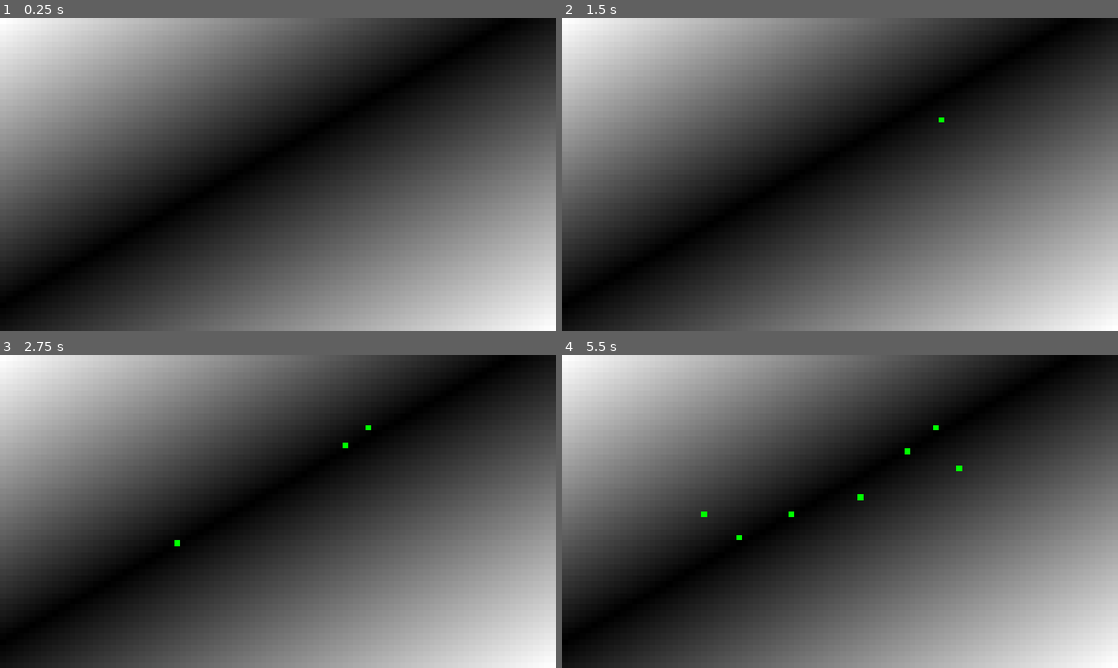
Above: before the commit, frames 1-4 (two rows, left to right).
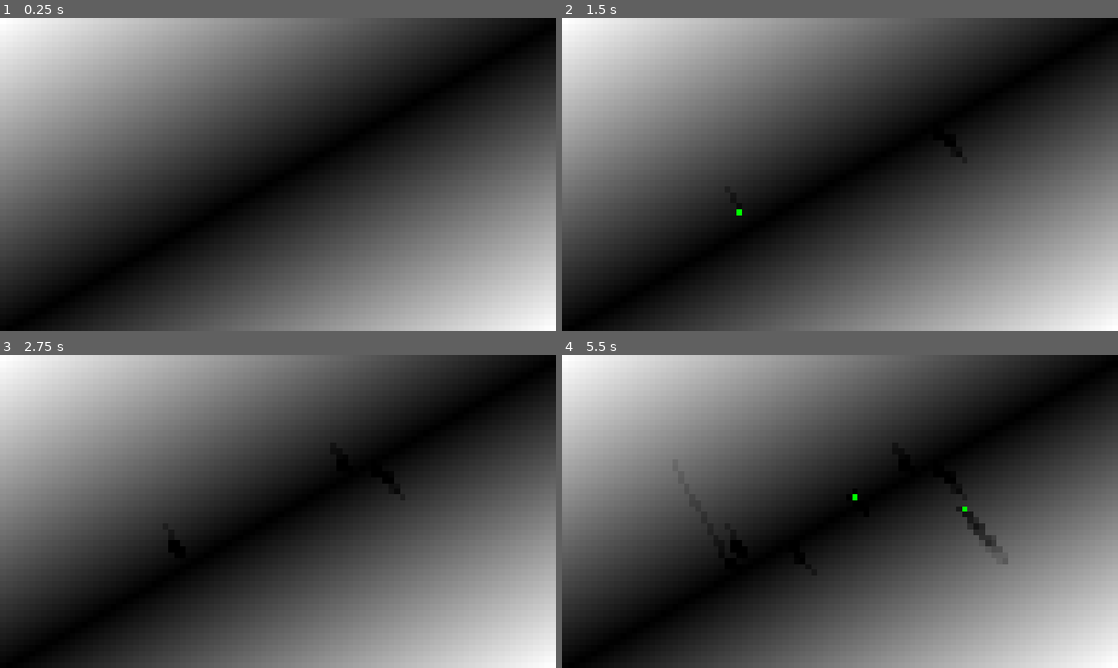
Above: after the commit, the same moments.

Repository: Dams4K/Tipe
Game: Godot game, scene res://move/viewer.tscn
Same seed, same stepped clock (60 frames per second), same inputs: the game is played once before the commit and once after it.
Inputs (mouse positions are in pixels of both pictures, inside the frame that each line leads up to):
- Up to frame 1 (0.25 s): no input
- Up to frame 2 (1.5 s): tap Enter at 0.5 s; move the mouse to (962, 158) at 0.52 s; click (962, 158) at 0.67 s; tap Space at 1.25 s; move the mouse to (728, 190) at 1.27 s; click (728, 190) at 1.42 s
- Up to frame 3 (2.75 s): tap Enter at 2 s; move the mouse to (333, 442) at 2.02 s; click (333, 442) at 2.17 s
- Up to frame 4 (5.5 s): tap Space at 2.75 s; move the mouse to (812, 574) at 2.77 s; click (812, 574) at 2.92 s; tap Enter at 3.5 s; move the mouse to (1006, 558) at 3.52 s; click (1006, 558) at 3.67 s; move the mouse to (673, 464) at 4.27 s; click (673, 464) at 4.42 s; move the mouse to (867, 511) at 5.02 s; click (867, 511) at 5.17 s

The runs differ from the first frame. In frame 2, 0.3% of the frame differs, in the area x 31-73%, y 31-64%; in frame 3, 0.3%; in frame 4, 1.1%, in the area x 25-81%, y 22-71%.

Commit message:
pb de la goutte qui remonte la pente car on compare que les pixels droit et bas pour calculer le gradient

Diff:
--- a/move/canvas.gd
+++ b/move/canvas.gd
@@ -9,21 +9,23 @@
 	var movements_image = Image.create(texture.get_width(), texture.get_height(), false, Image.FORMAT_RGBA8)
 	var movements_image_texture: ImageTexture = ImageTexture.create_from_image(movements_image)
 
-	Droplet.movements_texture = movements_image_texture
+	Droplet.movements_image = movements_image_texture.get_image()
+	Droplet.image = texture.get_image()
 	movements.texture = movements_image_texture
 
 	timer.timeout.connect(update)
 
 func _input(event: InputEvent) -> void:
 	if event is InputEventMouseButton and event.pressed:
-		var droplet = Droplet.new(get_local_mouse_position(), texture)
+		var droplet = Droplet.new(get_local_mouse_position())
 		droplets.append(droplet)
 
 func update():
 	var droplets_alive: Array[Droplet] = []
 	for droplet: Droplet in droplets:
-		var is_alive = droplet.move()
+		var is_alive = droplet.update()
 		if is_alive:
 			droplets_alive.append(droplet)
 
-	movements.texture = Droplet.movements_texture
+	movements.texture = ImageTexture.create_from_image(Droplet.movements_image)
+	texture = ImageTexture.create_from_image(Droplet.image)
--- a/move/droplet.gd
+++ b/move/droplet.gd
@@ -1,29 +1,27 @@
 extends Object
 class_name Droplet
 
-static var movements_texture: Texture2D
+static var movements_image: Image
+static var image: Image
 
 var position: Vector2 = Vector2.ZERO
-var texture: Texture2D = null
 
-func _init(position: Vector2, texture: Texture2D):
+var sediment: float = 0.0
+
+func _init(position: Vector2):
 	self.position = position
-	self.texture = texture
 
 func move() -> bool:
-	var mvt_img = movements_texture.get_image()
-	mvt_img.set_pixelv(position, Color(.0, .0, .0 ,.0))
+	movements_image.set_pixelv(position, Color(.0, .0, .0 ,.0))
 
 	var is_alive = false
 
 	if not out_of_bounds():
 		is_alive = true
-		var img = texture.get_image()
-
-		var Pxy : float =  img.get_pixelv(position).r
-		var Px1y: float =  img.get_pixelv(position + Vector2.RIGHT).r
-		var Pxy1: float =  img.get_pixelv(position + Vector2.DOWN).r
-		var Px1y1: float = img.get_pixelv(position + Vector2.ONE).r
+		var Pxy : float =  image.get_pixelv(position).r
+		var Px1y: float =  image.get_pixelv(position + Vector2.RIGHT).r
+		var Pxy1: float =  image.get_pixelv(position + Vector2.DOWN).r
+		var Px1y1: float = image.get_pixelv(position + Vector2.ONE).r
 
 		# u = uv.x
 		# v = uv.y
@@ -35,12 +33,37 @@
 		)
 
 		var dir_new := -g
-		position += dir_new.normalized()
+		position += dir_new / dir_new.length()
 
-		mvt_img.set_pixelv(position, Color.GREEN)
+		movements_image.set_pixelv(position, Color.GREEN)
 
-	movements_texture = ImageTexture.create_from_image(mvt_img)
 	return is_alive
 
+func update():
+	var old_position = position
+	var old_height = image.get_pixelv(old_position).r
+	move()
+	var new_height = image.get_pixelv(position).r
+	var delta_height = new_height - old_height
+
+	if delta_height > 0.0:
+		print("depose")
+		depose(0.0, old_position)
+	else:
+		erode(0.05, old_position)
+
+func erode(amount: float, old_position: Vector2):
+	var previous_amount = image.get_pixelv(old_position).r
+	var eroded_amount = max(0.0, previous_amount - amount)
+
+	image.set_pixelv(old_position, Color(eroded_amount, eroded_amount, eroded_amount))
+
+func depose(amount: float, old_position: Vector2):
+	var previous_amount = image.get_pixelv(old_position).r
+	var deposed_amount = min(1.0, previous_amount + amount)
+
+	image.set_pixelv(old_position, Color(deposed_amount, deposed_amount, deposed_amount))
+
+
 func out_of_bounds() -> bool:
-	return position.x < 0 or position.y < 0 or position.x >= texture.get_width()-1 or position.y >= texture.get_height()-1
+	return position.x < 0 or position.y < 0 or position.x >= image.get_width()-1 or position.y >= image.get_height()-1
--- a/move/viewer.tscn
+++ b/move/viewer.tscn
@@ -4,7 +4,7 @@
 [ext_resource type="Script" uid="uid://cyrd3ld6bnjje" path="res://move/canvas.gd" id="2_44i43"]
 
 [sub_resource type="Gradient" id="Gradient_ou7mo"]
-offsets = PackedFloat32Array(0, 0.461039, 1)
+offsets = PackedFloat32Array(0, 0.506494, 1)
 colors = PackedColorArray(1, 1, 1, 1, 0, 0, 0, 1, 1, 1, 1, 1)
 
 [sub_resource type="GradientTexture2D" id="GradientTexture2D_pr5dc"]
@@ -32,5 +32,5 @@
 zoom = Vector2(12, 12)
 
 [node name="Timer" type="Timer" parent="."]
-wait_time = 0.1
+wait_time = 0.01
 autostart = true
